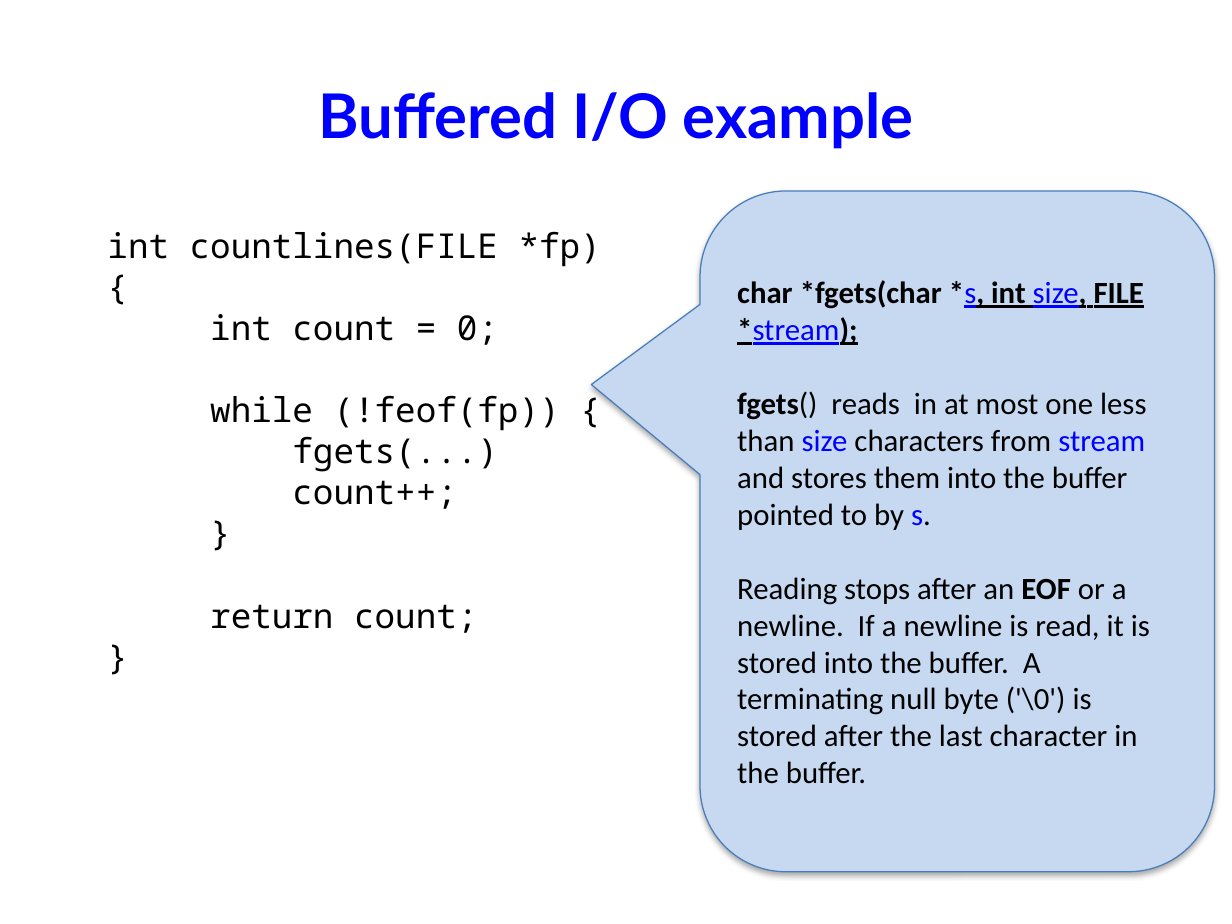
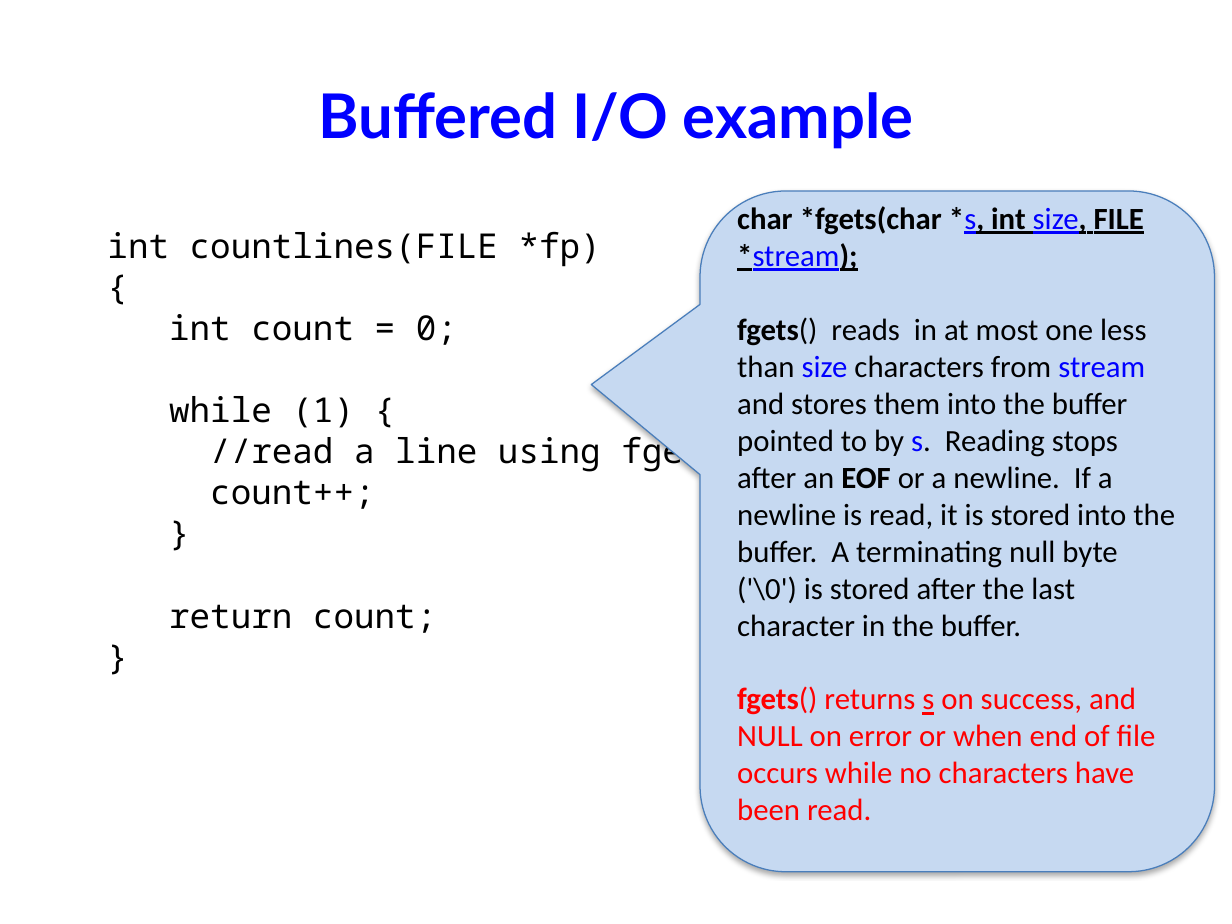
Before and after one commit to NYU-CSO/nyu-cso.github.io, a slide deck: slide 20 of notes/07-largec-io.pptx (slide 24 before the commit). Drawn at 1232x924 pixels with LibreOffice and Linux fonts; fonts in the diff are those of the drawing. Boxes give left, top, right and bottom in pixels: in the first picture for what was removed or moved away, otherwise in the second. Text is boxed around its words. In the diff, an @@ line names an element or a change of style, - is before the commit and + after.

```diff
--- a/notes/07-largec-io.pptx
+++ b/notes/07-largec-io.pptx
@@ text in rounded speech box at [737,317,1175,821]: text changed @@
-fgets() reads in at most one less than size characters from stream and stores them into the buffer pointed to by s.
-Reading stops after an EOF or a newline. If a newline is read, it is stored into the buffer. A terminating null byte ('\0') is stored after the last character in the buffer.
+fgets() reads in at most one less than size characters from stream and stores them into the buffer pointed to by s. Reading stops after an EOF or a newline. If a newline is read, it is stored into the buffer. A terminating null byte ('\0') is stored after the last character in the buffer.
+fgets() returns s on success, and NULL on error or when end of file occurs while no characters have been read.
@@ text at [169,396,724,473]: text changed @@
-while (!feof(fp)) {
-fgets(...)
+while (1) {
+//read a line using fgets
```
Also in this commit, not shown: 11 other slides changed, 3 slides added, 9 slides removed, 6 other files.
